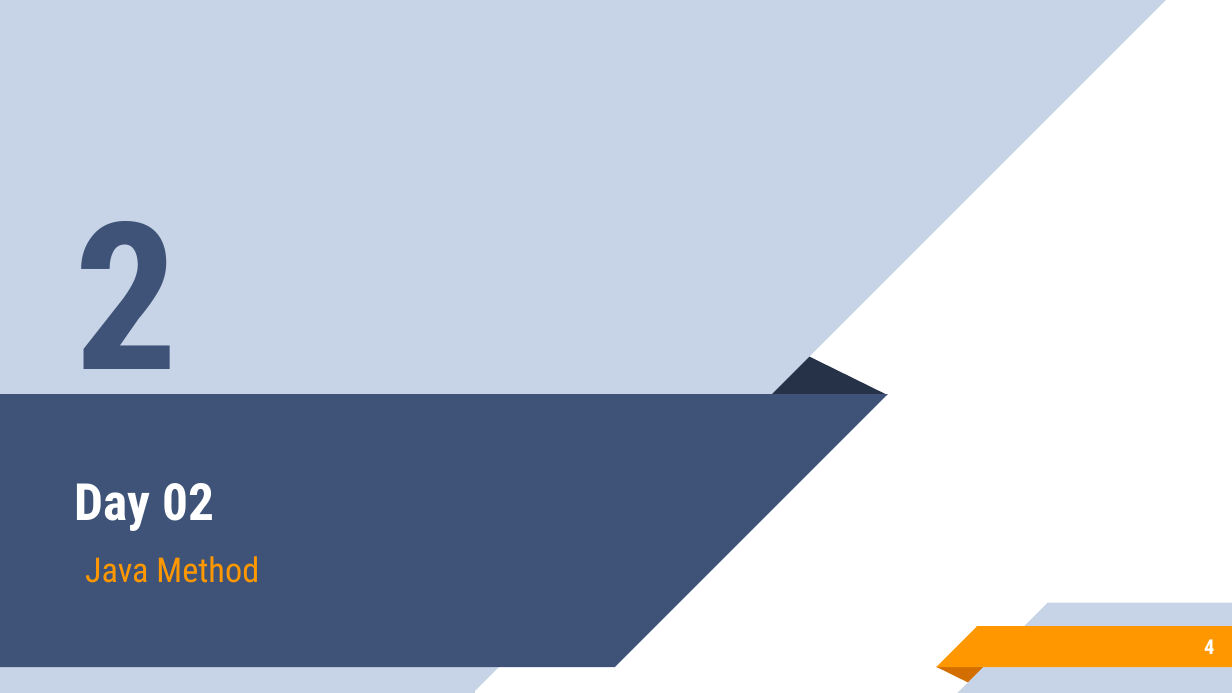
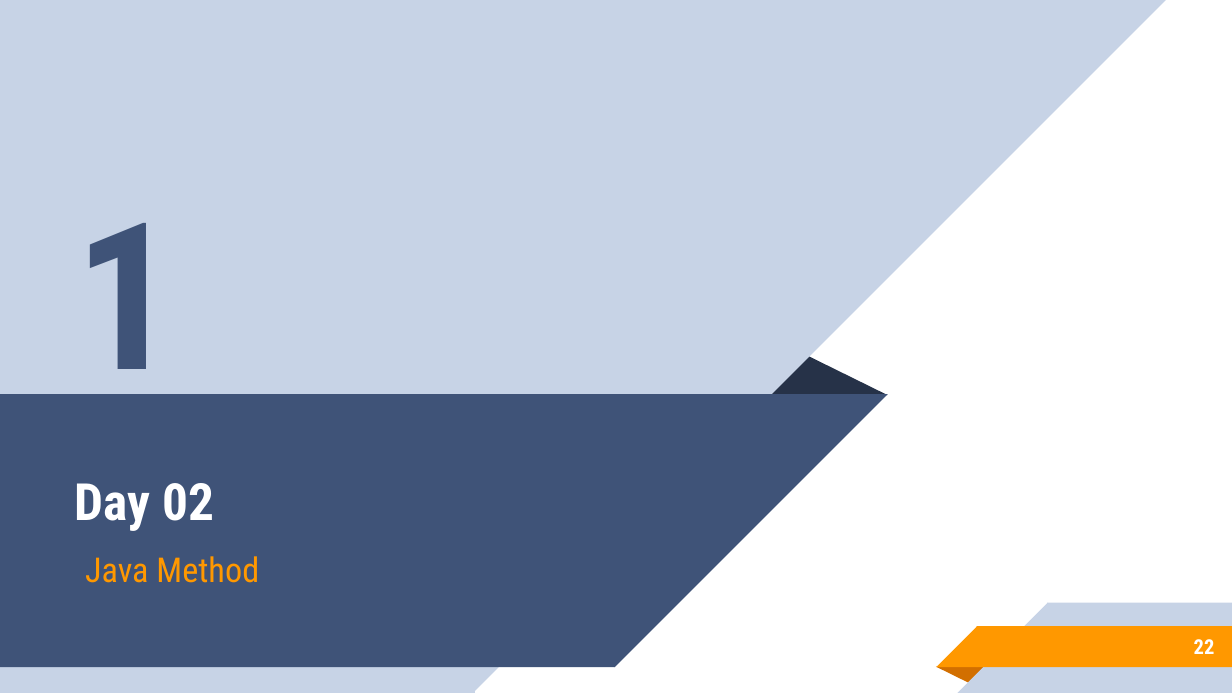
Before and after one commit to aronipurwanto/materi-xa, a slide deck: slide 22 of java/java-logic/Slide-Java-Logic-02.pptx (slide 4 before the commit). Drawn at 1232x693 pixels with LibreOffice and Linux fonts; fonts in the diff are those of the drawing. Boxes give left, top, right and bottom in pixels: in the first picture for what was removed or moved away, otherwise in the second. Text is boxed around its words. In the diff, an @@ line names an element or a change of style, - is before the commit and + after.

```diff
--- a/java/java-logic/Slide-Java-Logic-02.pptx
+++ b/java/java-logic/Slide-Java-Logic-02.pptx
@@ text at [75,223,179,415]: text changed @@
-2
+1
@@ page number at [1194,639,1215,654]: text changed @@
-4
+22
```
Also in this commit, not shown: 5 other slides changed, 19 slides added, 1 slide removed, 16 other files.
